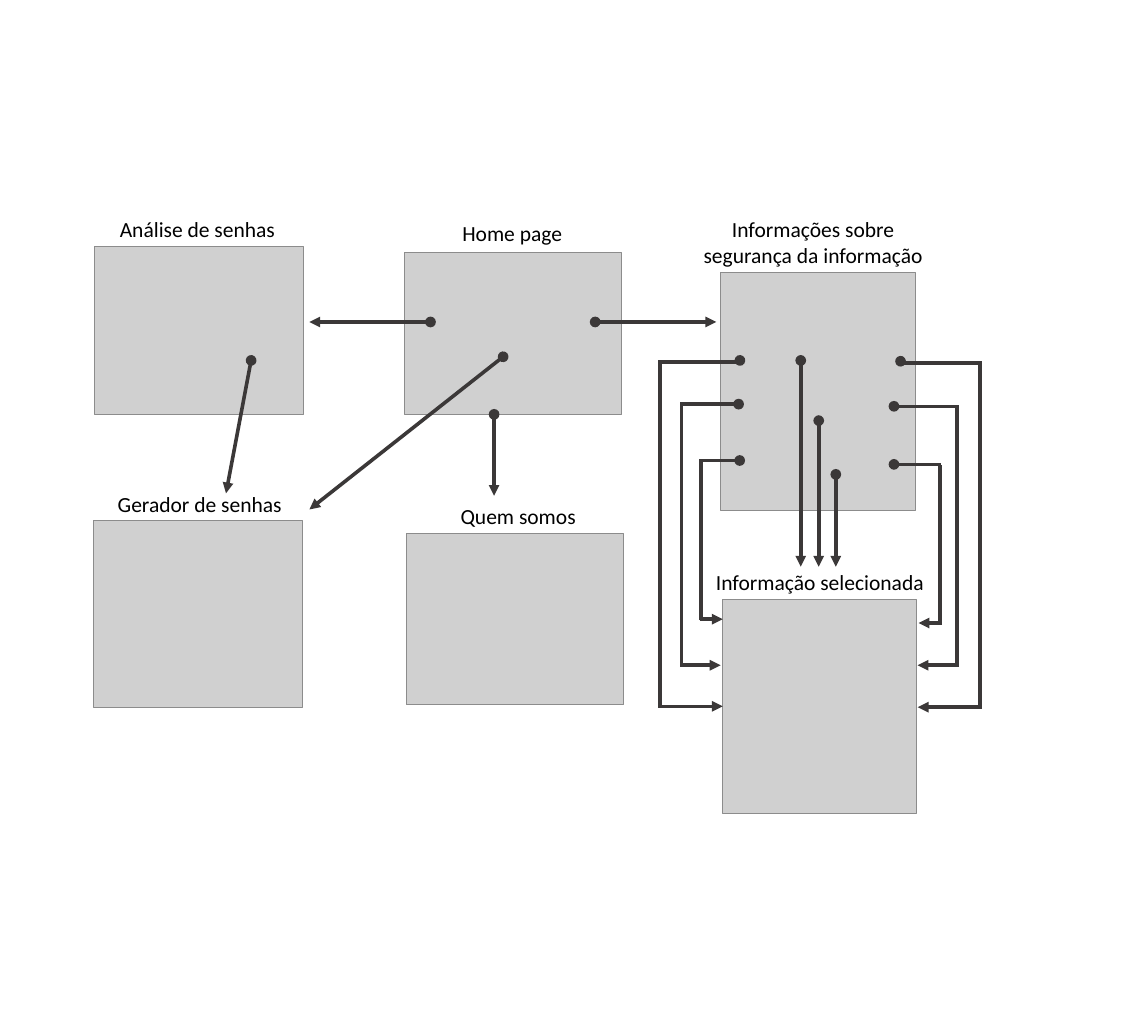
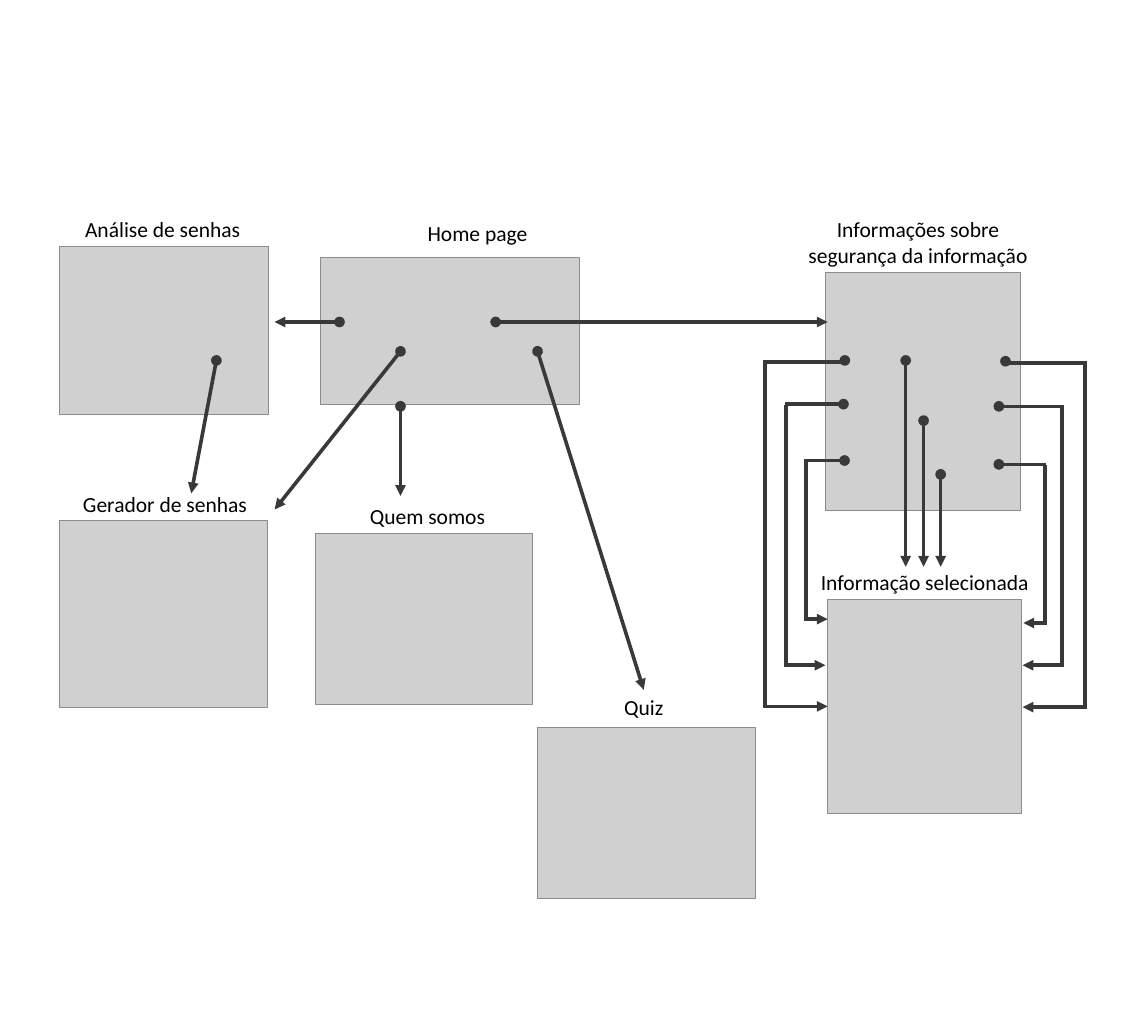
Before and after one commit to ICEI-PUC-Minas-PMV-ADS/pmv-ads-2022-2-e1-proj-web-t2-seguranca_informacao, a slide deck: slide 1 of docs/Fluxo de usuário.pptx. Drawn at 1148x1019 pixels with LibreOffice and Linux fonts; fonts in the diff are those of the drawing; grey boxes stand for pictures. Boxes give left, top, right and bottom in pixels: in the first picture for what was removed or moved away, otherwise in the second. Text is boxed around its words. In the diff, an @@ line names an element or a change of style, - is before the commit and + after.

```diff
--- a/docs/Fluxo de usuário.pptx
+++ b/docs/Fluxo de usuário.pptx
@@ picture: place and size @@
-picture at [405,253,623,415]
+picture at [320,258,580,404]
@@ double arrow moved from (431, 322) - (309, 322) to (339, 322) - (275, 322) @@
@@ double arrow moved from (595, 322) - (717, 322) to (496, 322) - (828, 322) @@
@@ double arrow moved from (503, 357) - (309, 509) to (400, 351) - (275, 509) @@
@@ double arrow added from (537, 351) to (644, 690), #3B3838 3 pt @@
@@ 3 texts, 2 pictures, 1 double arrow: place and size @@
-3 texts, 2 pictures, 1 double arrow at [94,222,562,707]
+3 texts, 2 pictures, 1 double arrow at [59,222,527,707]
@@ 8 arrows, 4 lines, 3 double arrows, 2 pictures, 2 texts, 2 elbow double arrows: place and size @@
-8 arrows, 4 lines, 3 double arrows, 2 pictures, 2 texts, 2 elbow double arrows at [661,222,981,813]
+8 arrows, 4 lines, 3 double arrows, 2 pictures, 2 texts, 2 elbow double arrows at [766,222,1085,813]
@@ double arrow moved from (494, 414) - (494, 496) to (400, 406) - (400, 496) @@
@@ text "Quem somos": place and size @@
-text "Quem somos" at [461,510,576,527]
+text "Quem somos" at [370,510,485,527]
@@ picture: place and size @@
-picture at [406,533,624,704]
+picture at [315,533,533,704]
@@ text added at [624,700,663,718], 18 pt, text #000000 @@
+Quiz
@@ picture added at [537,728,755,899] @@
```
Also in this commit, not shown: 2 other files.
